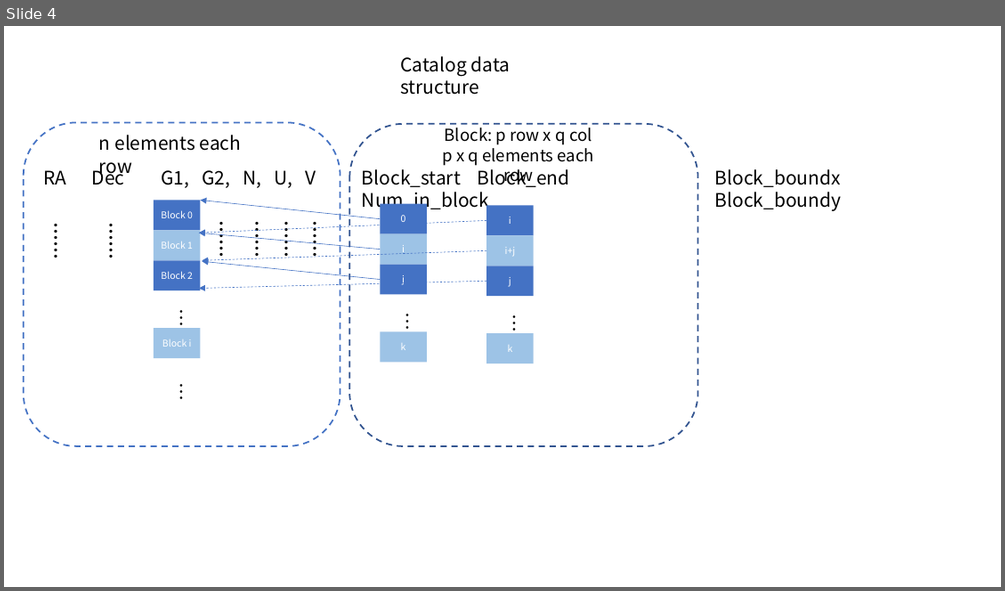
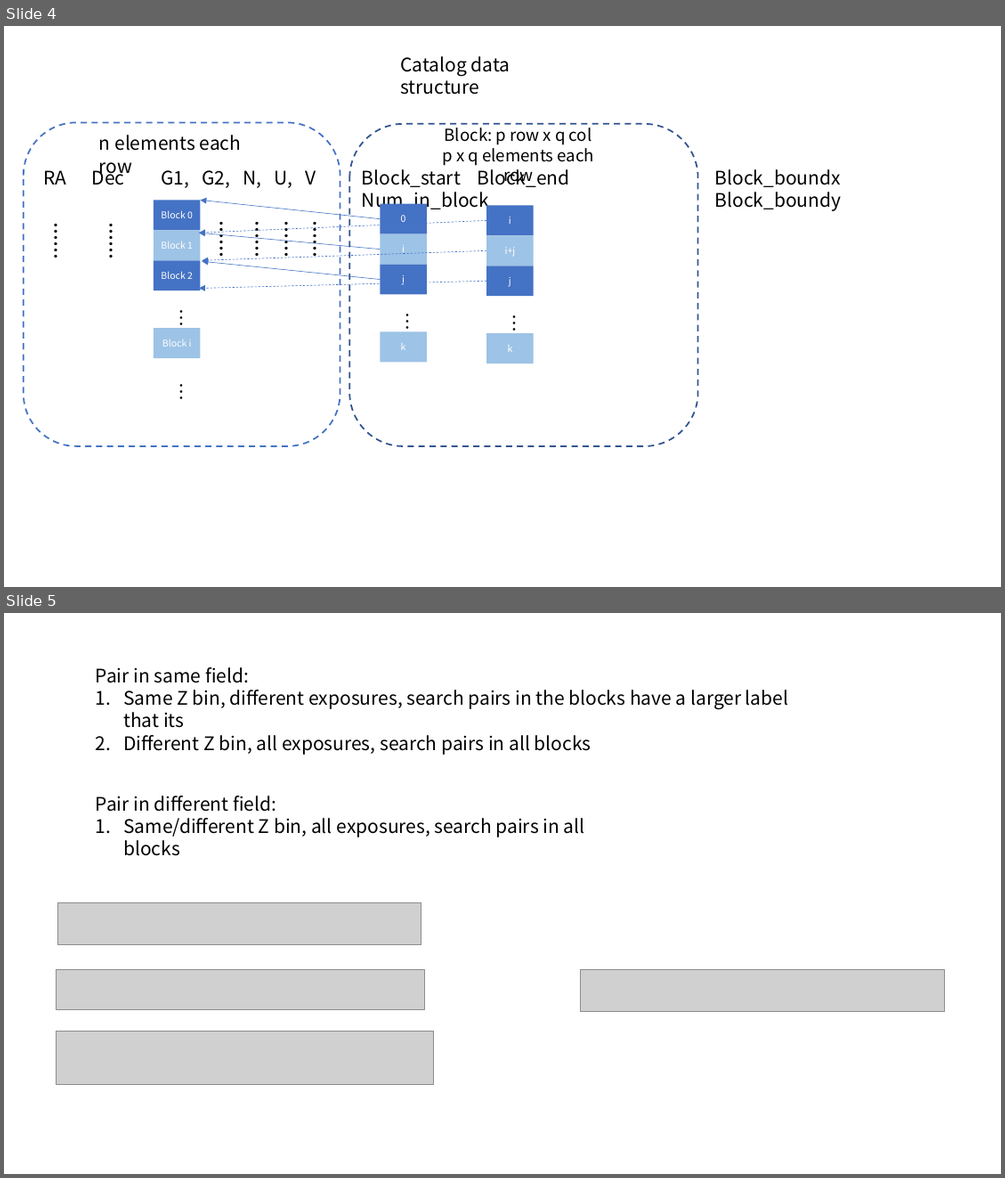
Before and after one commit to hekunlie/astrophy-research, a slide deck: correlation/Notes/2D_Correlation.pptx. Shown one above the other, each under a label of ours: slide 4 before the commit, slides 4 and 5 after it. The pictures are 1005x591 and 1005x1178 pixels, drawn with LibreOffice and Linux fonts; fonts in the diff are those of the drawing; grey boxes stand for pictures. Boxes give left, top, right and bottom in pixels: in the first picture for what was removed or moved away, otherwise in the second. Text is boxed around its words. In the diff, an @@ line names an element or a change of style, - is before the commit and + after.

```diff
--- a/correlation/Notes/2D_Correlation.pptx
+++ b/correlation/Notes/2D_Correlation.pptx
@@ slide 5 added at box(4, 613, 1001, 1174), background #FFFFFF @@
@@ text added at box(96, 667, 788, 755), 18 pt, text #000000 @@
+Pair in same field:
+1. Same Z bin, different exposures, search pairs in the blocks have a larger label that its
+2. Different Z bin, all exposures, search pairs in all blocks
@@ text added at box(96, 795, 585, 856), 18 pt, text #000000 @@
+Pair in different field:
+1. Same/different Z bin, all exposures, search pairs in all blocks
@@ picture added at box(58, 902, 421, 944) @@
@@ picture added at box(56, 970, 425, 1009) @@
@@ picture added at box(580, 970, 945, 1011) @@
@@ picture added at box(56, 1031, 433, 1085) @@
```
Also in this commit, not shown: 1 slide removed, 2 other files.
